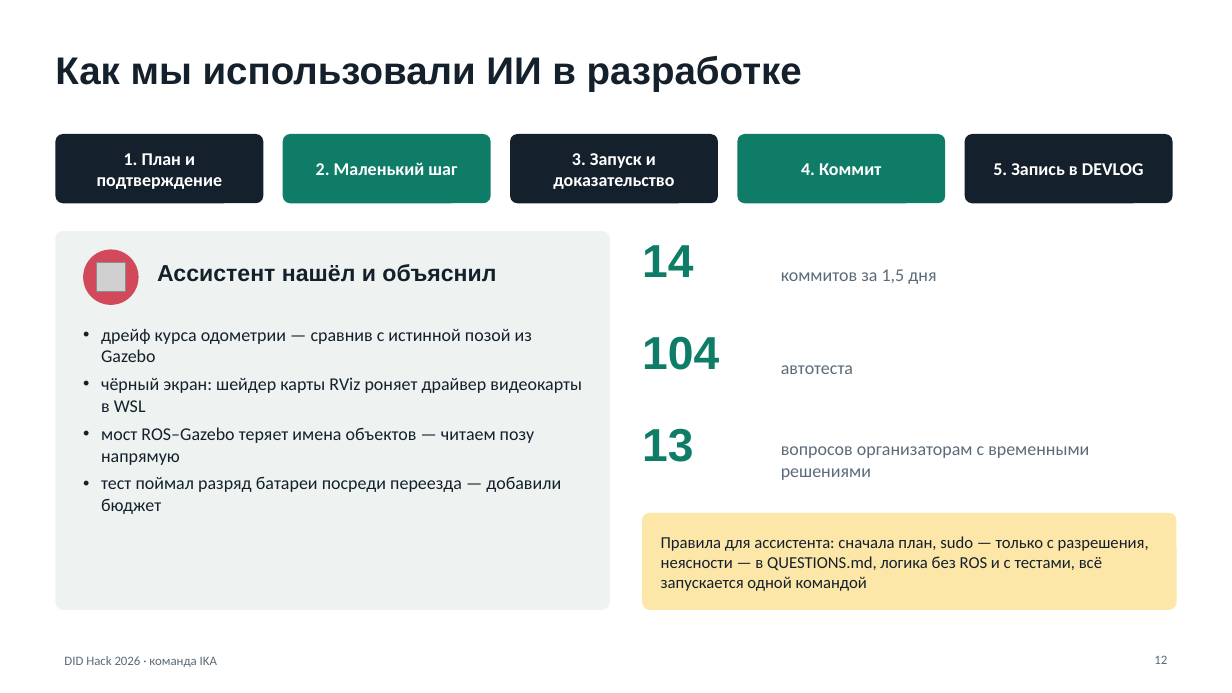
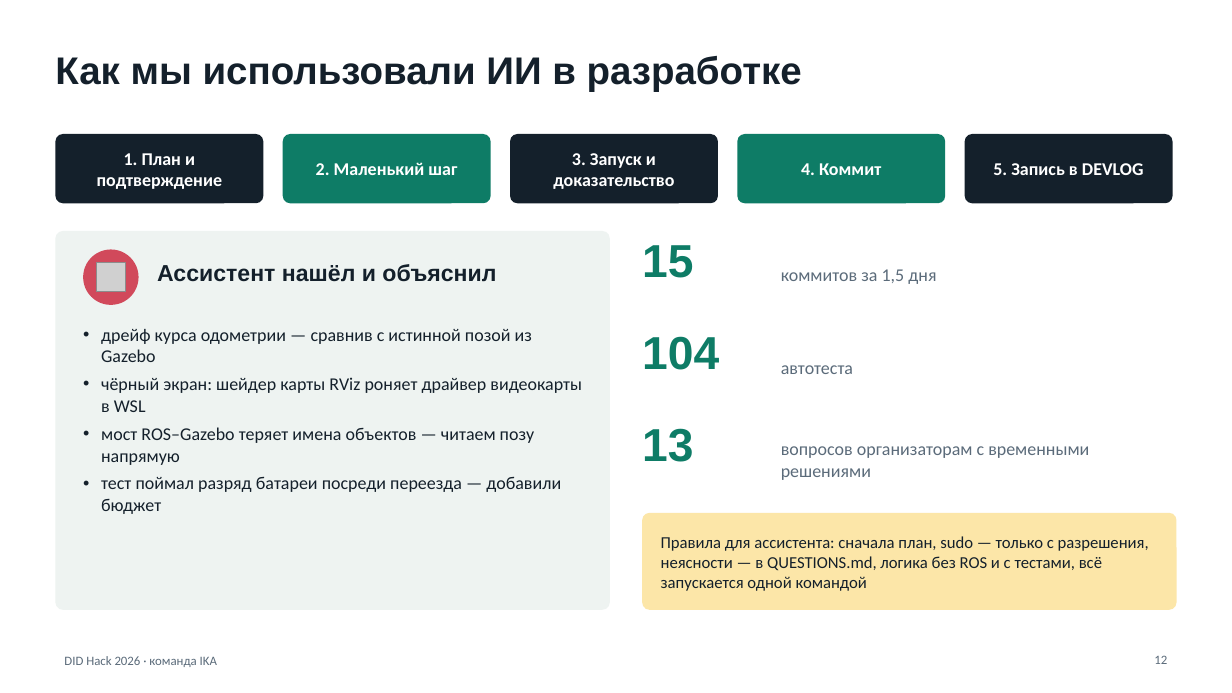
Before and after one commit to TwoToTango123/innopolis-agent-turtle, a slide deck: slide 12 of docs/DID_Hack_IKA_Защита_прототипа.pptx. Drawn at 1232x693 pixels with LibreOffice and Linux fonts; fonts in the diff are those of the drawing; grey boxes stand for pictures. Boxes give left, top, right and bottom in pixels: in the first picture for what was removed or moved away, otherwise in the second. Text is boxed around its words. In the diff, an @@ line names an element or a change of style, - is before the commit and + after.

```diff
--- a/docs/DID_Hack_IKA_Защита_прототипа.pptx
+++ b/docs/DID_Hack_IKA_Защита_прототипа.pptx
@@ text at bbox=[642, 245, 693, 278]: text changed @@
-14
+15
```
